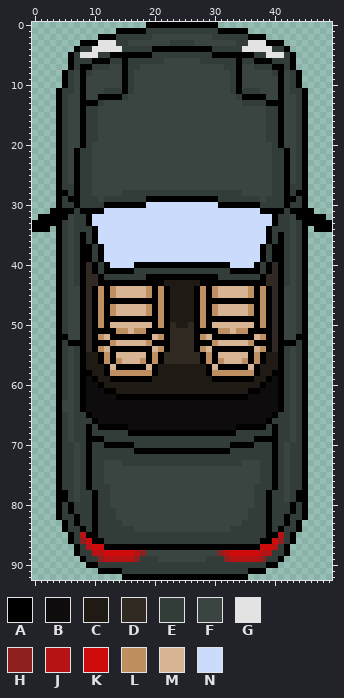
Two states of a sprite sheet, GUI_20212202_PRO54B/Game/Resources/miata_na_green_brake.png. The first picture shows the starting point.
The file is 50x93 pixels. Colours within 5 levels of each other are drawn and written as one.
Palette (. is transparent): A #000000  B #0e0c0c  C #1f1b14  D #302a22  E #323c39  F #3a4542  G #e3e3e3  H #8e201f  J #b61414  K #cf0c0c  L #bd8f61  M #d7b493  N #cbdbfc
The result:
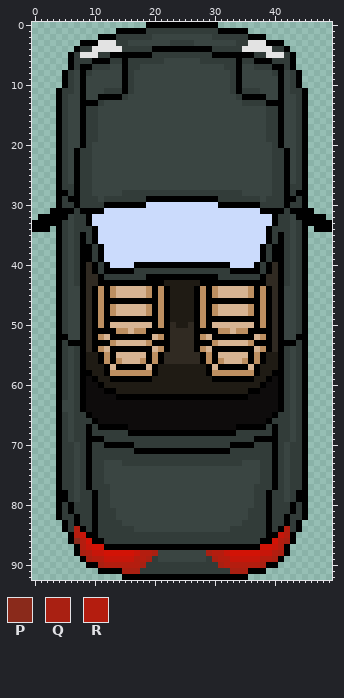
Colours new in this view: P #8a2a1b  Q #a92012  R #b41d0f
The edit:
Colour J changes from #b61414 to #c7160a.
Colour K changes from #cf0c0c to #d21306.
The author changed colour E to colour P in row 86 at x 7.
The author changed colour E to colour Q in row 86 at x 42; in row 88 at x 8 and 41; in row 89 at x 9, 19, 30 and 40; in row 90 at x 11, 18, 31 and 38; in row 91 at x 15 to 17 and 33 to 35.
The author changed colour F to colour Q in row 88 at x 20 and 29.
The author changed colour E to colour R in rows 84 to 85 at x 7 and 42; in row 87 at x 8 and 41; in row 88 at x 9 and 40; in row 89 at x 10, 18, 31 and 39; in row 90 at x 12 to 17 and 32 to 37.
The author changed colour F to colour R in row 88 at x 19 and 30.
The author changed colour H to colour R in row 86 at x 8 and 41; in row 88 at x 18 and 31; in row 89 at x 11, 17, 32 and 38.
Pixel boxes of the changes (left, top, right, bottom) in both pictures:
changed: (74, 526, 158, 574)
changed: (206, 526, 290, 574)
